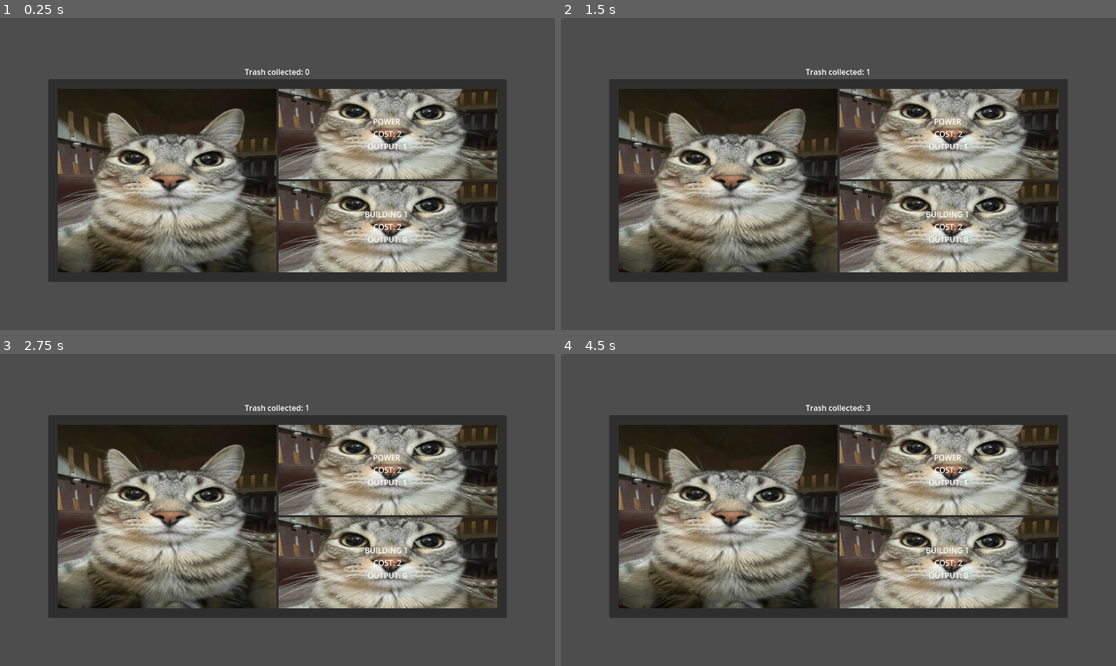
Above: before the commit, frames 1-4 (two rows, left to right).
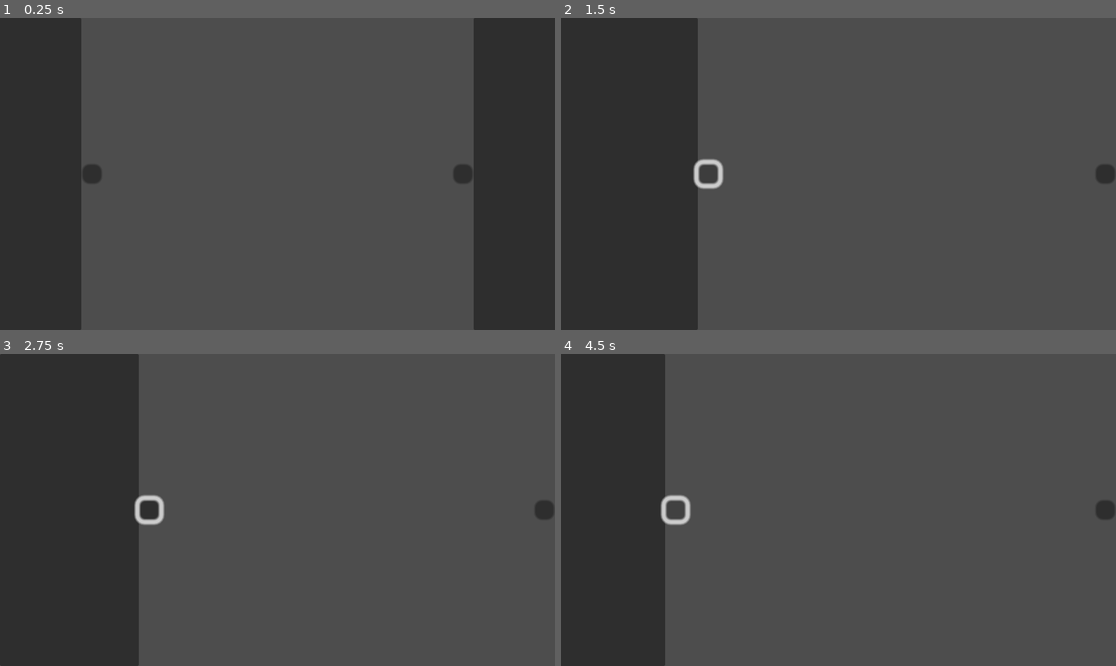
Above: after the commit, the same moments.

Repository: YamagaShiny-sudo/TrashClicker
Game: Godot game, scene res://scenes/game.tscn
The game is run twice, just before and just after one commit, with the same random seed, the same clock (stepped at 60 frames per second) and the same inputs. The engine's default icon, where the game draws it, is replaced by a stand-in: a white triangle on a blue panel in a dark square.
Inputs (mouse positions are in pixels of both pictures, inside the frame that each line leads up to):
- Up to frame 1 (0.25 s): no input
- Up to frame 2 (1.5 s): click (610, 174) at 0.52 s; click (727, 180) at 1.27 s
- Up to frame 3 (2.75 s): click (388, 469) at 2.02 s
- Up to frame 4 (4.5 s): click (949, 563) at 2.77 s; click (727, 516) at 3.52 s; click (710, 510) at 4.27 s

The runs differ from the first frame. In frame 1, 66% of the frame differs, in the area x 0-100%, y 0-100%; in frame 2, 59%; in frame 3, 60%; in frame 4, 58%.

Commit message:
Slider animation
-Made an animation for the settings and upgrades menu

Diff:
--- a/trashclicker/scenes/HUD.tscn
+++ b/trashclicker/scenes/HUD.tscn
@@ -1,6 +1,6 @@
 [gd_scene load_steps=4 format=3 uid="uid://dekjqqg5vq8tj"]
 
-[ext_resource type="Script" uid="uid://drbs7myjgoou" path="res://scenes/main.gd" id="1_1etfg"]
+[ext_resource type="Script" uid="uid://drbs7myjgoou" path="res://scripts/main.gd" id="1_1etfg"]
 [ext_resource type="Texture2D" uid="uid://djde8nkg1chdm" path="res://assets/cat.webp" id="1_jdy6l"]
 [ext_resource type="Texture2D" uid="uid://e08age7cjjnp" path="res://icon.svg" id="2_fls4u"]
 
--- a/trashclicker/scenes/game.tscn
+++ b/trashclicker/scenes/game.tscn
@@ -1,7 +1,7 @@
 [gd_scene load_steps=2 format=3 uid="uid://j7w56q11xi33"]
 
-[ext_resource type="PackedScene" uid="uid://dekjqqg5vq8tj" path="res://scenes/HUD.tscn" id="1_36rmf"]
+[ext_resource type="PackedScene" uid="uid://id3ekfa6qp5o" path="res://scenes/hud_2.tscn" id="1_uwrxv"]
 
 [node name="Main" type="Node"]
 
-[node name="HUD" parent="." instance=ExtResource("1_36rmf")]
+[node name="HUD2" parent="." instance=ExtResource("1_uwrxv")]
--- /dev/null
+++ b/trashclicker/scenes/hud_2.tscn
@@ -0,0 +1,173 @@
+[gd_scene load_steps=9 format=3 uid="uid://id3ekfa6qp5o"]
+
+[ext_resource type="Script" uid="uid://fcpump45ktp" path="res://scripts/left_panel_anim.gd" id="1_q1nc5"]
+[ext_resource type="Script" uid="uid://djhg48sqhbaea" path="res://scripts/right_panel_anim.gd" id="2_jvmy4"]
+
+[sub_resource type="Animation" id="Animation_q1nc5"]
+length = 0.001
+tracks/0/type = "value"
+tracks/0/imported = false
+tracks/0/enabled = true
+tracks/0/path = NodePath(".:position")
+tracks/0/interp = 1
+tracks/0/loop_wrap = true
+tracks/0/keys = {
+"times": PackedFloat32Array(0),
+"transitions": PackedFloat32Array(1),
+"update": 0,
+"values": [Vector2(1152, 648)]
+}
+
+[sub_resource type="Animation" id="Animation_jvmy4"]
+resource_name = "slide_in_left"
+tracks/0/type = "value"
+tracks/0/imported = false
+tracks/0/enabled = true
+tracks/0/path = NodePath(".:position")
+tracks/0/interp = 1
+tracks/0/loop_wrap = true
+tracks/0/keys = {
+"times": PackedFloat32Array(0, 1),
+"transitions": PackedFloat32Array(0.5, 1),
+"update": 0,
+"values": [Vector2(-288, 0), Vector2(0, 0)]
+}
+
+[sub_resource type="Animation" id="Animation_e4cfk"]
+resource_name = "slide_out_left"
+tracks/0/type = "value"
+tracks/0/imported = false
+tracks/0/enabled = true
+tracks/0/path = NodePath(".:position")
+tracks/0/interp = 1
+tracks/0/loop_wrap = true
+tracks/0/keys = {
+"times": PackedFloat32Array(0, 1),
+"transitions": PackedFloat32Array(0.5, 1),
+"update": 0,
+"values": [Vector2(0, 0), Vector2(-288, 0)]
+}
+
+[sub_resource type="Animation" id="Animation_67toa"]
+resource_name = "slide_out_right"
+tracks/0/type = "value"
+tracks/0/imported = false
+tracks/0/enabled = true
+tracks/0/path = NodePath(".:position")
+tracks/0/interp = 1
+tracks/0/loop_wrap = true
+tracks/0/keys = {
+"times": PackedFloat32Array(0, 1),
+"transitions": PackedFloat32Array(0.5, 1),
+"update": 0,
+"values": [Vector2(1152, 648), Vector2(1440, 648)]
+}
+
+[sub_resource type="Animation" id="Animation_en2g2"]
+resource_name = "slide_in_right"
+tracks/0/type = "value"
+tracks/0/imported = false
+tracks/0/enabled = true
+tracks/0/path = NodePath(".:position")
+tracks/0/interp = 1
+tracks/0/loop_wrap = true
+tracks/0/keys = {
+"times": PackedFloat32Array(0, 1),
+"transitions": PackedFloat32Array(0.5, 1),
+"update": 0,
+"values": [Vector2(1440, 648), Vector2(1152, 648)]
+}
+
+[sub_resource type="AnimationLibrary" id="AnimationLibrary_jvmy4"]
+_data = {
+&"RESET": SubResource("Animation_q1nc5"),
+&"slide_in_left": SubResource("Animation_jvmy4"),
+&"slide_in_right": SubResource("Animation_en2g2"),
+&"slide_out_left": SubResource("Animation_e4cfk"),
+&"slide_out_right": SubResource("Animation_67toa")
+}
+
+[node name="HUD2" type="Control"]
+layout_mode = 3
+anchors_preset = 15
+anchor_right = 1.0
+anchor_bottom = 1.0
+grow_horizontal = 2
+grow_vertical = 2
+
+[node name="leftPanel" type="Panel" parent="."]
+layout_mode = 1
+anchors_preset = -1
+anchor_right = 0.25
+anchor_bottom = 1.0
+offset_left = 1152.0
+offset_top = 648.0
+offset_right = 1151.9995
+offset_bottom = 648.0
+grow_horizontal = 2
+grow_vertical = 2
+script = ExtResource("1_q1nc5")
+
+[node name="slideAnimation" type="AnimationPlayer" parent="leftPanel"]
+libraries = {
+&"": SubResource("AnimationLibrary_jvmy4")
+}
+
+[node name="disableTime" type="Timer" parent="leftPanel"]
+
+[node name="Button" type="Button" parent="leftPanel"]
+layout_mode = 1
+anchors_preset = -1
+anchor_left = 1.0070001
+anchor_top = 0.469
+anchor_right = 1.146
+anchor_bottom = 0.531
+offset_left = -0.016021729
+offset_top = 0.08798218
+offset_right = -32.048004
+offset_bottom = -32.088013
+grow_horizontal = 2
+grow_vertical = 2
+scale = Vector2(5, 5)
+
+[node name="rightPanel" type="Panel" parent="."]
+layout_mode = 1
+anchors_preset = -1
+anchor_left = 0.75000006
+anchor_right = 1.0
+anchor_bottom = 1.0
+offset_left = 287.99994
+offset_top = 648.0
+offset_right = 287.9995
+offset_bottom = 648.0
+grow_horizontal = 2
+grow_vertical = 2
+rotation = 3.1415927
+script = ExtResource("2_jvmy4")
+
+[node name="slideAnimation" type="AnimationPlayer" parent="rightPanel"]
+libraries = {
+&"": SubResource("AnimationLibrary_jvmy4")
+}
+
+[node name="disableTime" type="Timer" parent="rightPanel"]
+
+[node name="Button" type="Button" parent="rightPanel"]
+layout_mode = 1
+anchors_preset = -1
+anchor_left = 1.0070001
+anchor_top = 0.469
+anchor_right = 1.146
+anchor_bottom = 0.531
+offset_left = -0.016021729
+offset_top = 0.08798218
+offset_right = -32.048004
+offset_bottom = -32.088013
+grow_horizontal = 2
+grow_vertical = 2
+scale = Vector2(5, 5)
+
+[connection signal="timeout" from="leftPanel/disableTime" to="leftPanel" method="_on_disable_time_timeout"]
+[connection signal="pressed" from="leftPanel/Button" to="leftPanel" method="_on_button_pressed"]
+[connection signal="timeout" from="rightPanel/disableTime" to="rightPanel" method="_on_disable_time_timeout"]
+[connection signal="pressed" from="rightPanel/Button" to="rightPanel" method="_on_button_pressed"]
--- /dev/null
+++ b/trashclicker/scripts/left_panel_anim.gd
@@ -0,0 +1,25 @@
+extends Panel
+
+@onready var slide_animation: AnimationPlayer = $slideAnimation
+
+func _ready() -> void:
+	slide_animation.play("slide_out_left")
+
+@onready var button: Button = $Button
+@onready var disable_time: Timer = $disableTime
+var close = true
+func _on_button_pressed() -> void:
+	pass # Replace with function body.
+	if close:
+		button.disabled = true
+		slide_animation.play("slide_in_left")
+		close = false
+		disable_time.start()
+
+	else:
+		slide_animation.play("slide_out_left")
+		close = true
+
+
+func _on_disable_time_timeout() -> void:
+	button.disabled = false
--- /dev/null
+++ b/trashclicker/scripts/right_panel_anim.gd
@@ -0,0 +1,24 @@
+extends Panel
+
+@onready var slide_animation: AnimationPlayer = $slideAnimation
+
+func _ready() -> void:
+	slide_animation.play("slide_out_right")
+
+@onready var button: Button = $Button
+@onready var disable_time: Timer = $disableTime
+var close = true
+func _on_button_pressed() -> void:
+	if close:
+		button.disabled = true
+		slide_animation.play("slide_in_right")
+		close = false
+		disable_time.start()
+
+	else:
+		slide_animation.play("slide_out_right")
+		close = true
+
+
+func _on_disable_time_timeout() -> void:
+	button.disabled = false
Not shown, added: trashclicker/scripts/left_panel_anim.gd.uid
Renamed: trashclicker/scenes/main.gd -> trashclicker/scripts/main.gd
Renamed: trashclicker/scenes/main.gd.uid -> trashclicker/scripts/main.gd.uid
Not shown, added: trashclicker/scripts/right_panel_anim.gd.uid
